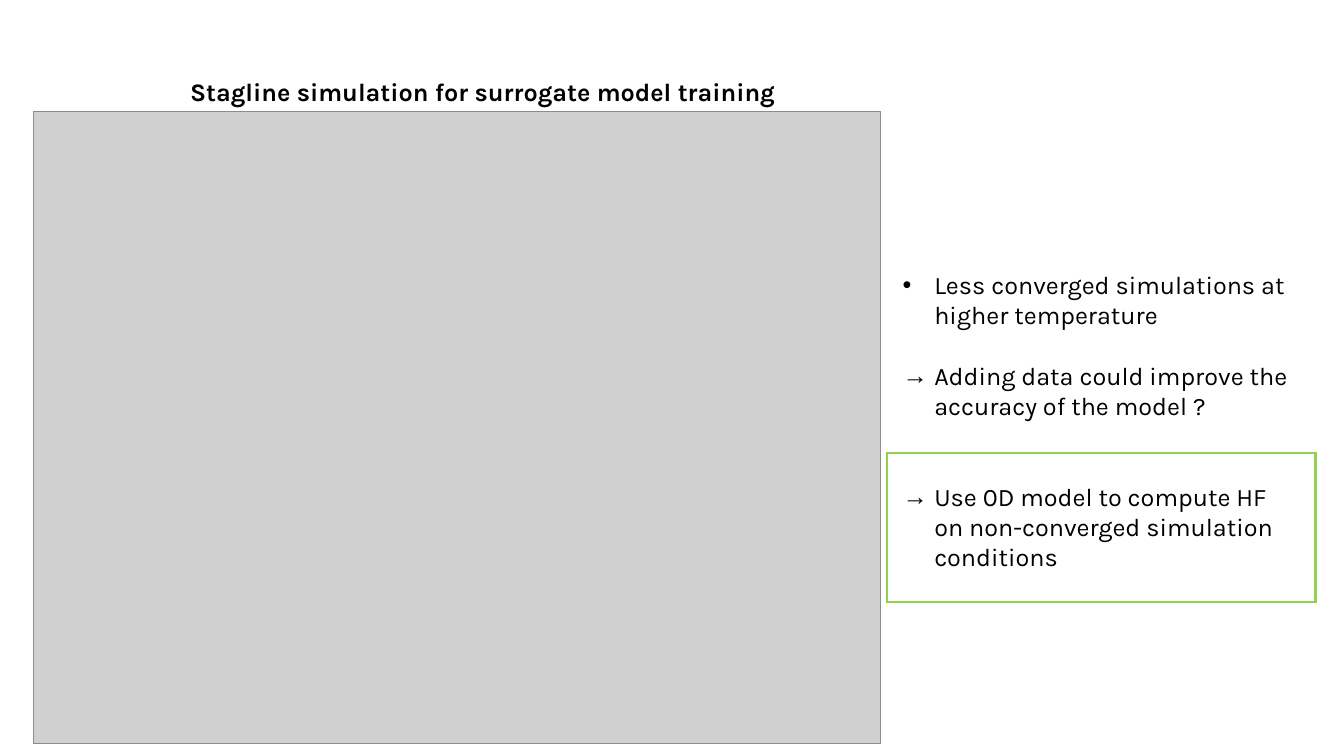
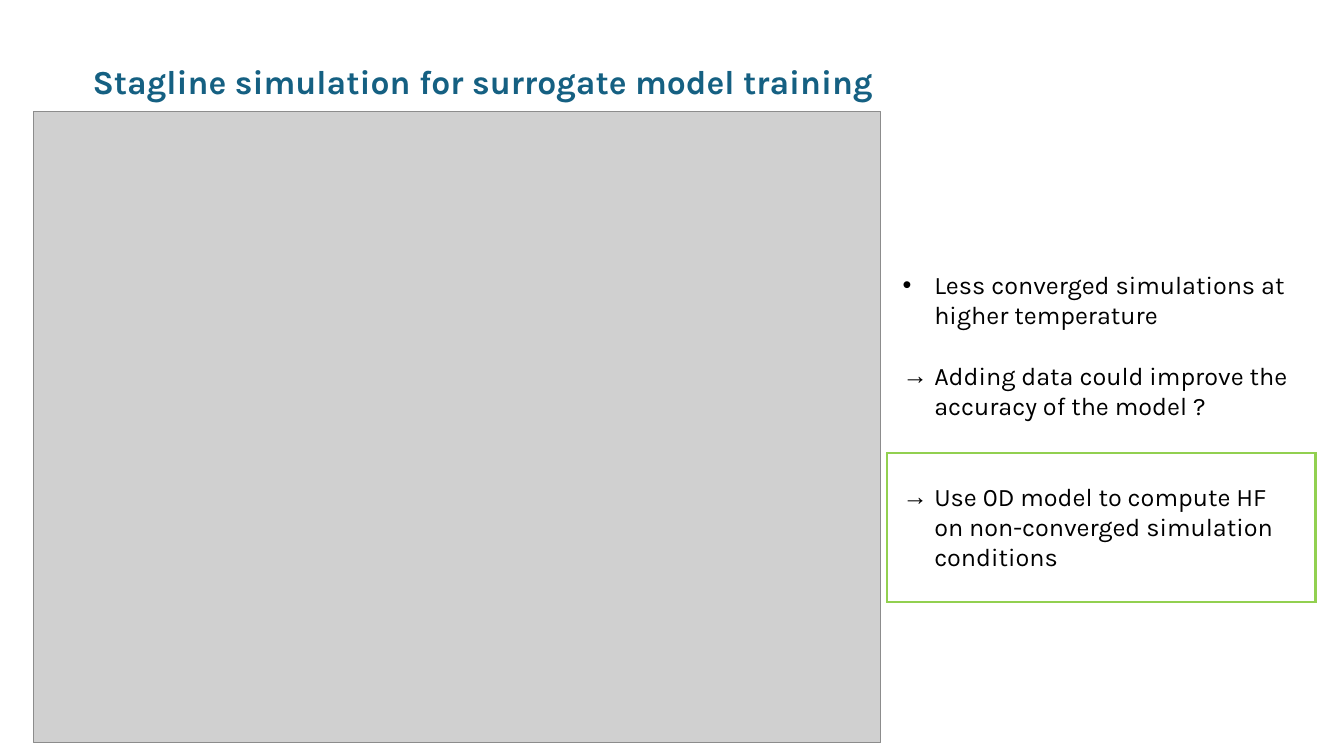
Before and after one commit to Bab1000/VKI, a slide deck: slide 2 of Courses/PCMAF/PCMAF_26_05_2025.pptx (slide 1 before the commit). Drawn at 1344x756 pixels with LibreOffice and Linux fonts; fonts in the diff are those of the drawing; grey boxes stand for pictures. Boxes give left, top, right and bottom in pixels: in the first picture for what was removed or moved away, otherwise in the second. Text is boxed around its words. In the diff, an @@ line names an element or a change of style, - is before the commit and + after.

```diff
--- a/Courses/PCMAF/PCMAF_26_05_2025.pptx
+++ b/Courses/PCMAF/PCMAF_26_05_2025.pptx
@@ text "Stagline simulation for surrogate model ...": place and size @@
-text "Stagline simulation for surrogate model ..." at <box>190,83,775,107</box>
+text "Stagline simulation for surrogate model ..." at <box>93,70,873,103</box>
@@ text "Stagline simulation for surrogate model ..." at <box>93,70,873,103</box>: size 18 to 24 pt, text colour #000000 to #156082 @@
```
Also in this commit, not shown: 5 other slides changed, 7 slides added, 1 slide removed, 48 other files.
